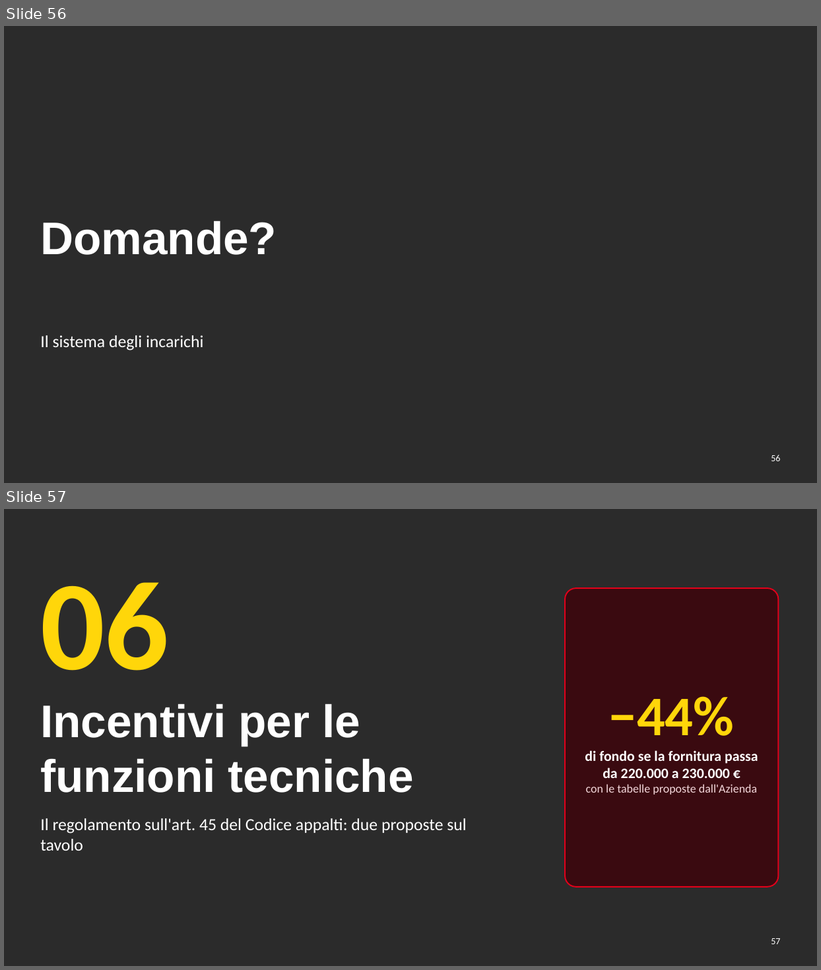
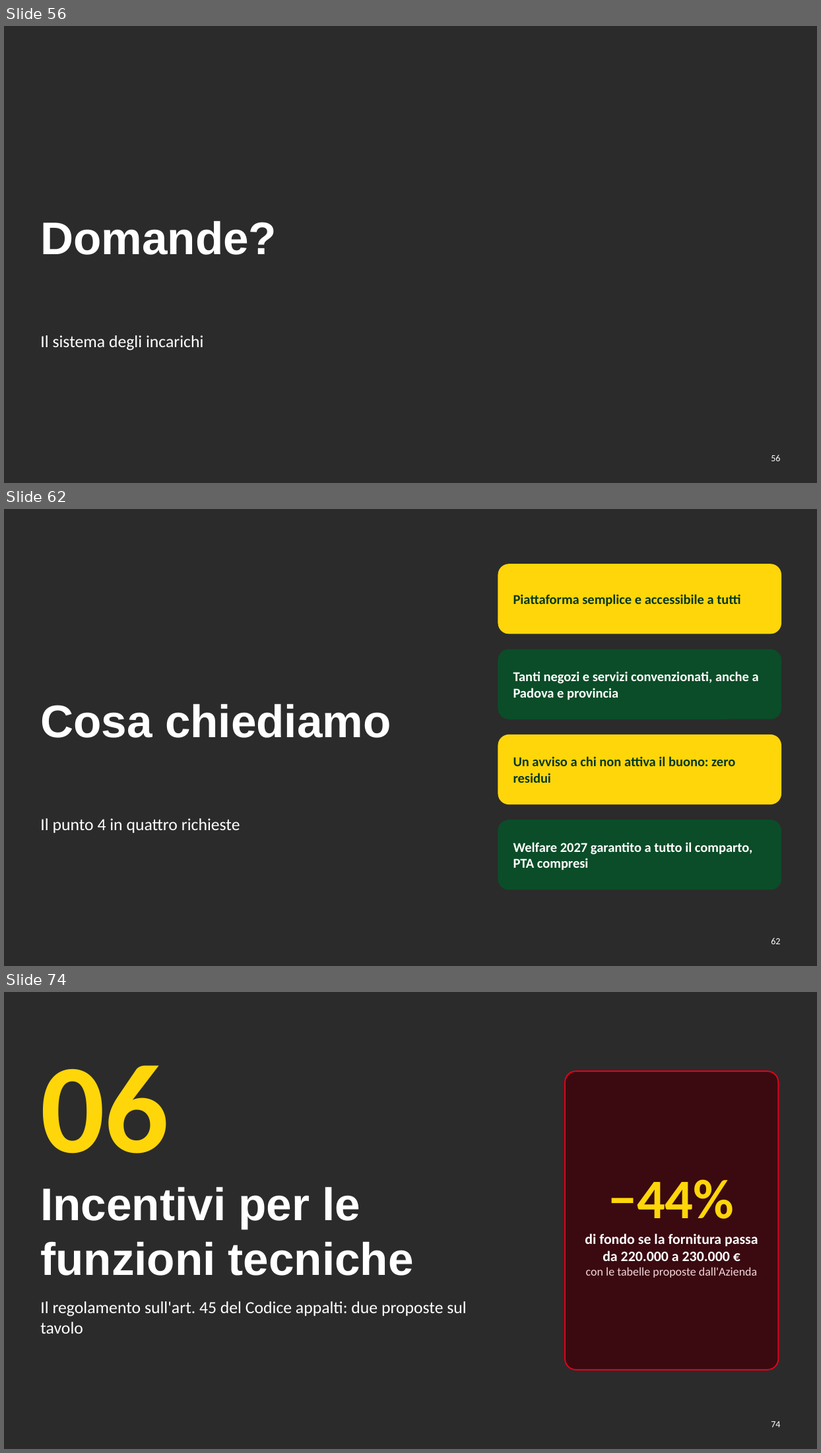
Before and after one commit to aki1806-droid/Prove, a slide deck: produzione/assemblea-2026-12-07/slide/assemblea-2026-12-07.pptx. Shown one above the other, each under a label of ours: slides 56 and 57 before the commit, slides 56, 62 and 74 after it; the slides between them are not shown. The pictures are 821x970 and 821x1453 pixels, drawn with LibreOffice and Linux fonts; fonts in the diff are those of the drawing; background and template pictures are left out; a plain dark background stands for a picture behind light text. Boxes give left, top, right and bottom in pixels: in the first picture for what was removed or moved away, otherwise in the second. Text is boxed around its words. In the diff, an @@ line names an element or a change of style, - is before the commit and + after.

```diff
--- a/produzione/assemblea-2026-12-07/slide/assemblea-2026-12-07.pptx
+++ b/produzione/assemblea-2026-12-07/slide/assemblea-2026-12-07.pptx
@@ slide 62 added at bbox=[4, 509, 817, 966], background picture (left out) @@
@@ rounded rectangle added at bbox=[498, 564, 781, 634], fill #FFD60A @@
@@ text added at bbox=[514, 594, 741, 607], 16 pt, text #06381F, bold @@
+Piattaforma semplice e accessibile a tutti
@@ rounded rectangle added at bbox=[498, 650, 781, 720], fill #0B4D28 @@
@@ text added at bbox=[514, 671, 759, 700], 16 pt, text #FFFFFF, bold @@
+Tanti negozi e servizi convenzionati, anche a Padova e provincia
@@ title added at bbox=[40, 704, 391, 738], 54 pt, text #FFFFFF, bold @@
+Cosa chiediamo
@@ rounded rectangle added at bbox=[498, 735, 781, 805], fill #FFD60A @@
@@ text added at bbox=[514, 757, 735, 783], 16 pt, text #06381F, bold @@
+Un avviso a chi non attiva il buono: zero residui
@@ text added at bbox=[40, 819, 240, 833], 20 pt, text #FFFFFF @@
+Il punto 4 in quattro richieste
@@ rounded rectangle added at bbox=[498, 820, 781, 890], fill #0B4D28 @@
@@ text added at bbox=[514, 842, 752, 871], 16 pt, text #FFFFFF, bold @@
+Welfare 2027 garantito a tutto il comparto, PTA compresi
@@ page number added at bbox=[771, 938, 780, 945], 11 pt, text #FFFFFF @@
+62
@@ what was slide 57 is now slide 74 @@
@@ page number at bbox=[771, 1422, 780, 1428]: text changed @@
-57
+74
```
Also in this commit, not shown: 3 slides changed, 26 other slides added, 19 other files.
